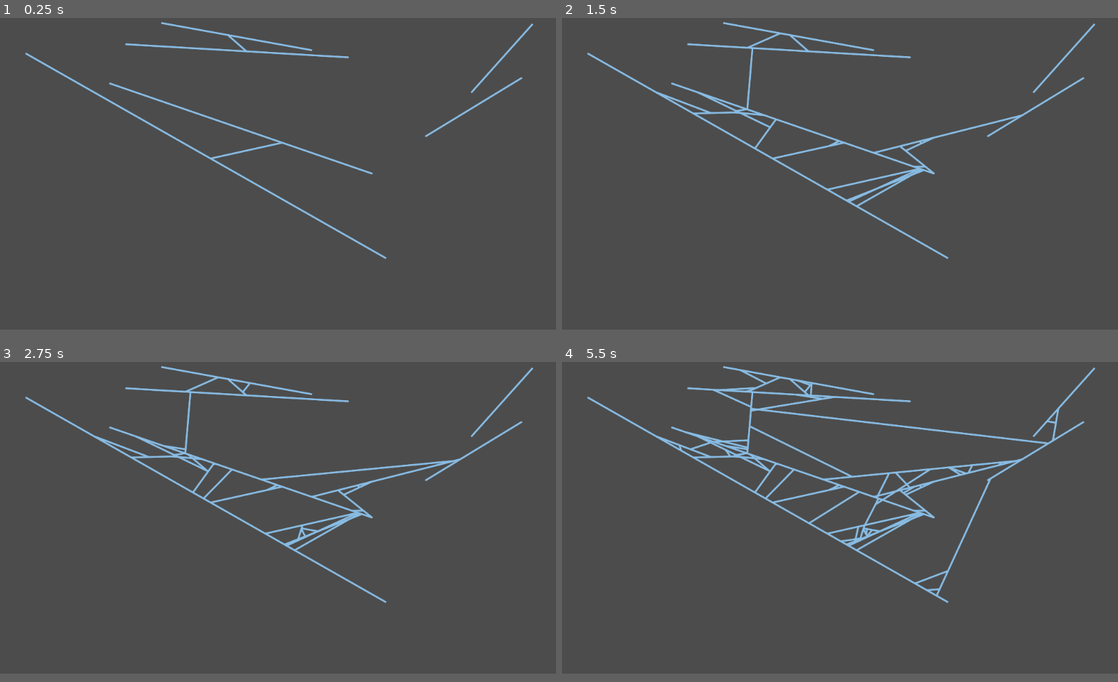
Above: before the commit, frames 1-4 (two rows, left to right).
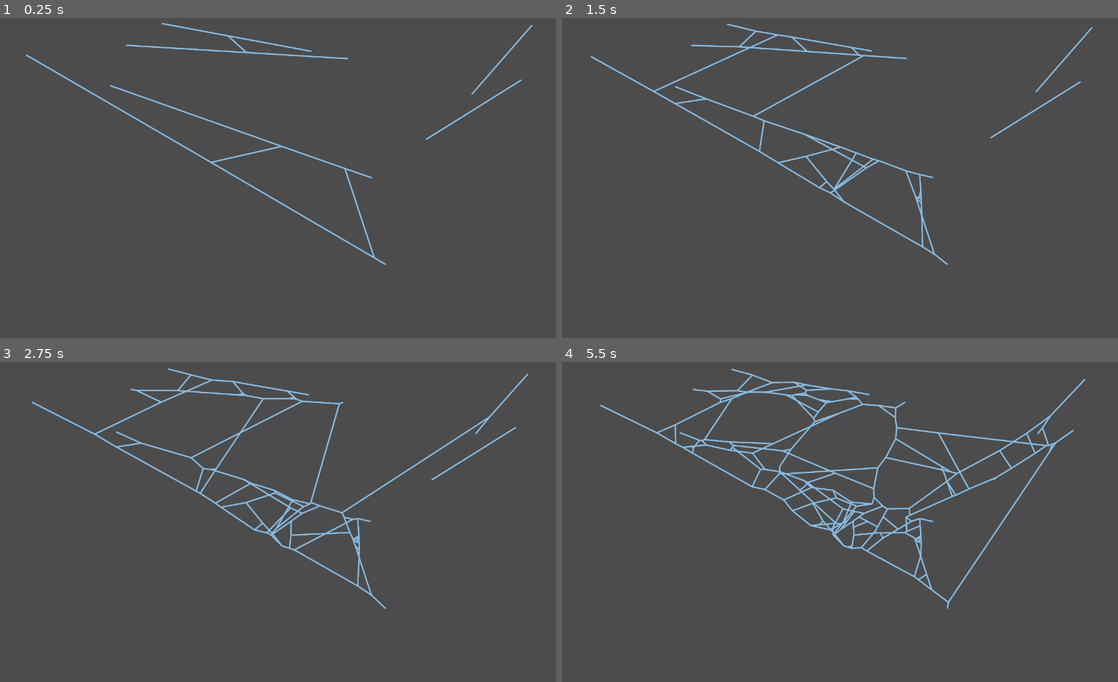
Above: after the commit, the same moments.

Repository: silvanocerza/tangler
Game: Godot game, scene res://Main.tscn
Same seed, same stepped clock (60 frames per second), same inputs: the game is played once before the commit and once after it.
Inputs:
- Up to frame 1 (0.25 s): no input
- Up to frame 2 (1.5 s): no input
- Up to frame 3 (2.75 s): no input
- Up to frame 4 (5.5 s): no input
The window is 800x468 before the commit and 800x480 after it. Grey fills any space a smaller window leaves; there, only what the larger window draws over its background counts as a difference.

The runs differ from the first frame. In frame 1, 2.9% of the frame differs, in the area x 4-96%, y 1-78%; in frame 2, 4.0%; in frame 3, 4.8%; in frame 4, 7.7%.

Commit message:
Forces are now applied to nodes

Diff:
--- a/Graph.gd
+++ b/Graph.gd
@@ -8,6 +8,9 @@
 func _init():
 	color = Color("#89BDE5")
 	line_width = 2.0
+
+func get_nodes() -> Array:
+	return _adjacency_list.keys()
 
 func get_edges() -> Array:
 	var edges: Array = []
@@ -36,7 +39,6 @@
 		_adjacency_list.erase(b)
 	update()
 
-
 func get_edges_dfs(node: Vector2, visited: Array) -> Array:
 	var edges: Array = []
 	if visited.count(node) == 0:
@@ -58,6 +60,40 @@
 			draw_graph(n, visited)
 			draw_line(node, n, color, line_width, true)
 
+func get_edges_bfs(node: Vector2, max_depth: int = -1) -> Array:
+	var edges: Array = []
+	var queue: Array = [node]
+	var visited: Array = [node]
+
+	var depth: int = 1
+	while !queue.empty():
+		var v: Vector2 = queue.pop_front();
+
+		for n in _adjacency_list[v]:
+			if visited.count(n) == 0:
+				queue.push_back(n)
+				visited.append(n)
+				edges.append(n)
+		if depth == max_depth:
+			break
+		depth += 1
+
+	return edges
+
+func move_node(node: Vector2, new_position: Vector2) -> void:
+	if !_adjacency_list.has(node):
+		return
+
+	var adjancent_nodes: Array = _adjacency_list[node]
+	for adjancent in adjancent_nodes:
+		for n in _adjacency_list[adjancent]:
+			if n == node:
+				_adjacency_list[adjancent].erase(node)
+				_adjacency_list[adjancent].append(new_position)
+
+	_adjacency_list[new_position] = _adjacency_list[node]
+	_adjacency_list.erase(node)
+
 func _draw() -> void:
 	var visited: Array = []
 	for n in _adjacency_list.keys():
--- a/Main.gd
+++ b/Main.gd
@@ -5,6 +5,8 @@
 var graph: Graph
 var count: int
 export(int) var starting_edges: int = 6
+export(float) var minimum_distance: float = 50.0
+export(float) var force_scaling: float = 1.0
 
 # Called when the node enters the scene tree for the first time.
 func _ready() -> void:
@@ -85,7 +87,7 @@
 		graph.add_edge(candidate[i], edge[1])
 	graph.add_edge(candidate[0], candidate[1])
 
-func create_line_v2() -> void:
+func create_line_v2() -> bool:
 	# Creates random line
 	var x1: float = rand_range(0, max_x)
 	var y1: float = rand_range(0, max_y)
@@ -106,7 +108,7 @@
 
 		# Sanity checks
 		if intersections.size() < 2:
-			return
+			return false
 		elif intersections.size() == 2:
 			break
 
@@ -122,8 +124,33 @@
 		graph.add_edge(edge[0], intersections[i])
 		graph.add_edge(intersections[i], edge[1])
 	graph.add_edge(intersections[0], intersections[1])
+	return true
+
+func move_nodes() -> void:
+	var forces: Dictionary = {}
+	for node in graph.get_nodes():
+		var directions: Array = []
+		for edge in graph.get_edges_bfs(node, 1):
+			var distance: float = node.distance_to(edge)
+			if distance < minimum_distance:
+				continue
+			directions.append(node.direction_to(edge))
+		var sum: Vector2 = Vector2.ZERO
+		for v in directions:
+			sum += v
+		if sum == Vector2.ZERO:
+			continue
+		forces[node] = sum * force_scaling
+
+	for node in forces.keys():
+		var new_position: Vector2 = node + forces[node]
+		if new_position == node:
+			continue
+		graph.move_node(node, new_position)
 
 # Called every frame. 'delta' is the elapsed time since the previous frame.
 func _process(delta) -> void:
 #	create_line_v1()
 	create_line_v2()
+
+	move_nodes()
--- a/Main.tscn
+++ b/Main.tscn
@@ -4,3 +4,4 @@
 
 [node name="Node2D" type="Node2D"]
 script = ExtResource( 1 )
+force_scaling = 0.1
--- a/project.godot
+++ b/project.godot
@@ -24,6 +24,11 @@
 run/main_scene="res://Main.tscn"
 config/icon="res://icon.png"
 
+[display]
+
+window/size/width=1280
+window/size/height=768
+
 [rendering]
 
 environment/default_environment="res://default_env.tres"
